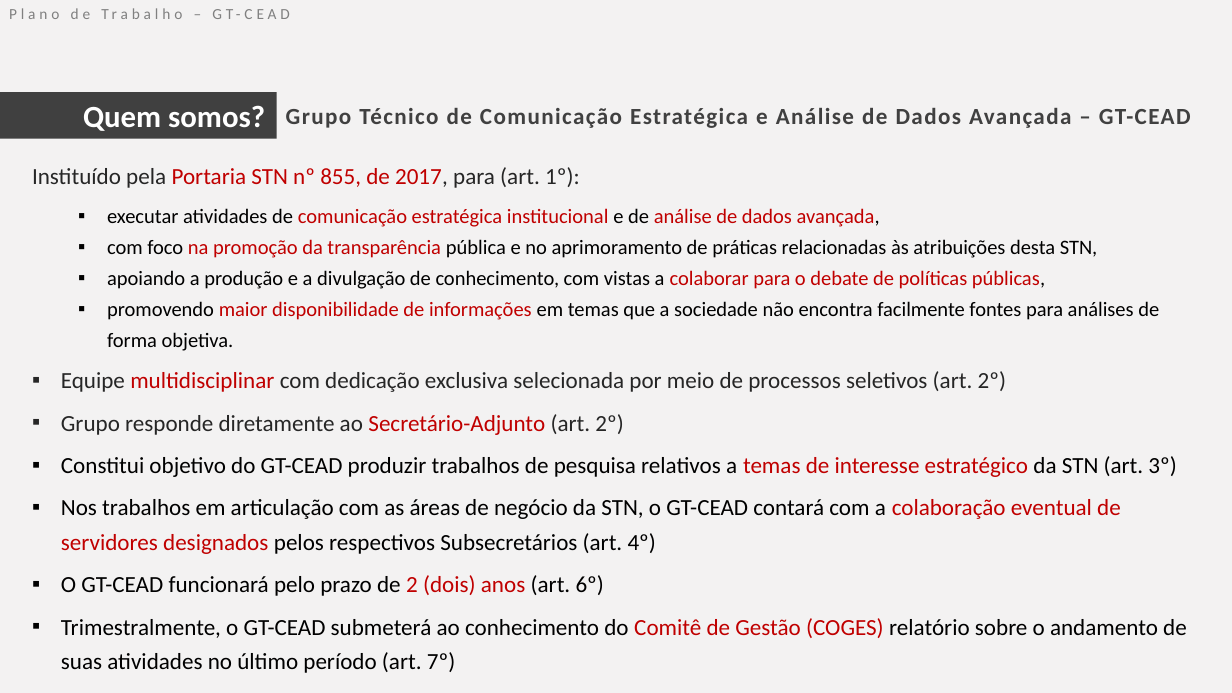
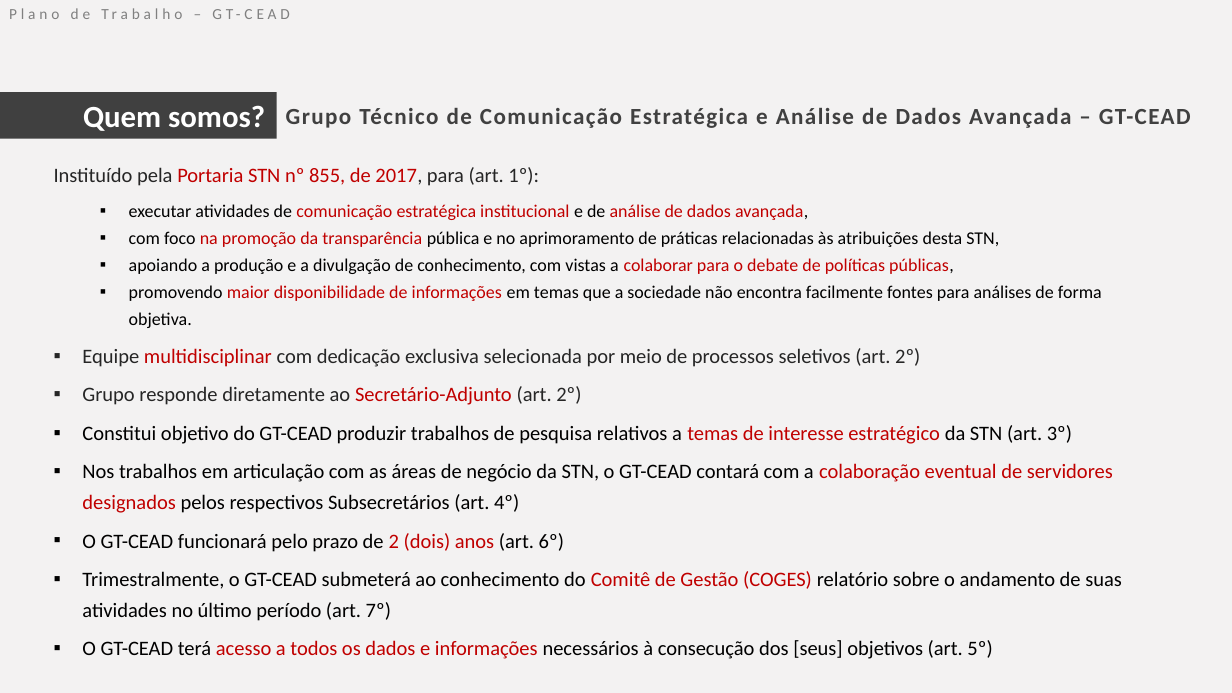
Before and after one commit to GT-CEAD/website-do-gt-cead, a slide deck: slide 1 of downloads/PlanoDeTrabalho.pptx. Drawn at 1232x693 pixels with LibreOffice and Linux fonts; fonts in the diff are those of the drawing. Boxes give left, top, right and bottom in pixels: in the first picture for what was removed or moved away, otherwise in the second. Text is boxed around its words. In the diff, an @@ line names an element or a change of style, - is before the commit and + after.

Commit message:
atualização plano

```diff
--- a/downloads/PlanoDeTrabalho.pptx
+++ b/downloads/PlanoDeTrabalho.pptx
@@ text "Instituído pela Portaria STN nº ...": place and size @@
-text "Instituído pela Portaria STN nº ..." at <box>32,167,1187,673</box>
+text "Instituído pela Portaria STN nº ..." at <box>54,167,1122,659</box>
@@ text at <box>54,167,1122,621</box>: size 18 to 16 pt in "Instituído pela Portaria STN nº 855, de ...", "Equipe multidisciplinar com dedicação exclusiva selecionada  ...", "Grupo responde diretamente ao Secretário-Adjunto (art. 2º)", "Constitui objetivo do GT-CEAD produzir trabalhos de ..." and 3 more places; size 16 to 14 pt in "executar atividades de comunicação estratégica institucional ...", "com foco na promoção da transparência pública ...", "apoiando a produção e a divulgação de ...", "promovendo maior disponibilidade de informações em temas ..." @@
@@ text at <box>82,640,992,659</box>: paragraph added @@
+▪ O GT-CEAD terá acesso a todos os dados e informações necessários à consecução dos [seus] objetivos (art. 5º)
```
